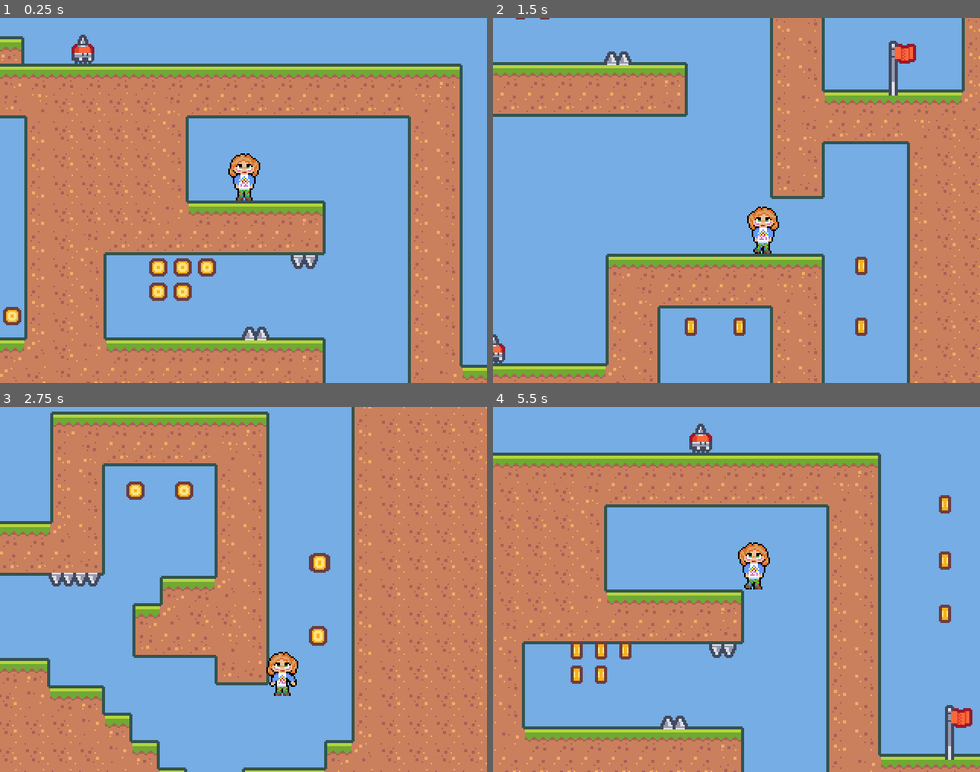
Above: before the commit, frames 1-4 (two rows, left to right).
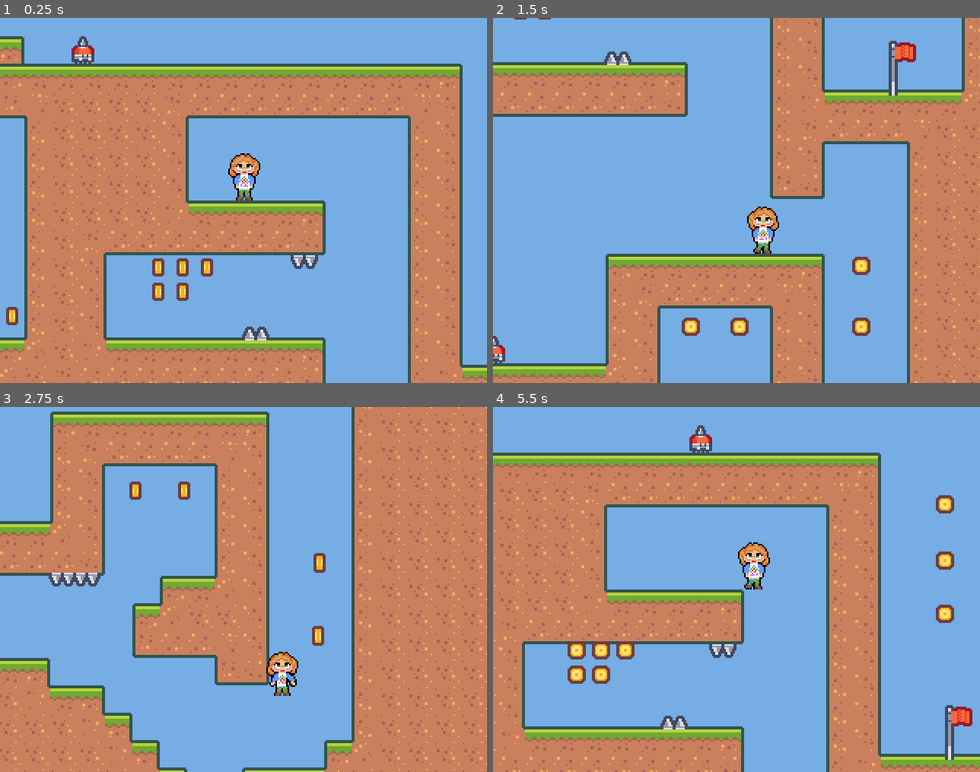
Above: after the commit, the same moments.

Repository: gringlas/udemy-godot-2dplatformer
Game: Godot game, scene res://scenes/Levels/Level_001.tscn
Two runs of this game, one before a commit and one after it. Both use one fixed random seed, a clock stepped at 60 frames per second and the inputs below.
Inputs:
- Up to frame 1 (0.25 s): no input
- Up to frame 2 (1.5 s): hold D (move_right) from 0.53 s (still down); tap Shift (dash) at 0.6, 1.35 s; tap W (jump) at 0.77 s
- Up to frame 3 (2.75 s): tap W (jump) at 1.52 s; release D (move_right) at 2.03 s; hold A (move_left) from 2.03 s (still down); tap Shift (dash) at 2.1 s
- Up to frame 4 (5.5 s): release A (move_left) at 2.78 s; hold D (move_right) 2.78-4.28 s; tap Shift (dash) every 0.75 s from 2.85 to 5.1 s; tap W (jump) at 3.02, 3.77, 4.52 s; hold A (move_left) 4.28-5.03 s; hold D (move_right) from 5.03 s (still down)

The runs differ from the first frame. In frame 1, 0.7% of the frame differs, in the area x 0-45%, y 4-85%; in frame 2, 0.5%; in frame 3, 0.5%; in frame 4, 1.0%, in the area x 15-98%, y 4-88%.

Commit message:
coin collecting logic

Diff:
--- a/scenes/BaseLevel.gd
+++ b/scenes/BaseLevel.gd
@@ -1,12 +1,26 @@
 extends Node
+
+signal coin_total_changed
 
 var playerScene = preload("res://scenes/Player.tscn")
 var spawnPosition = Vector2.ZERO
 var currentPlayerNode = null
+var totalCoins = 0
+var collectedCoins = 0
 
 func _ready():
 	spawnPosition = $Player.global_position
 	register_player($Player)
+	coin_total_changed(get_tree().get_nodes_in_group("coin").size())
+
+func coin_collected():
+	collectedCoins += 1
+	print(str(collectedCoins) + "/" + str(totalCoins))
+	emit_signal("coin_total_changed", totalCoins, collectedCoins)
+
+func coin_total_changed(newTotal):
+	totalCoins = newTotal
+	emit_signal("coin_total_changed", totalCoins, collectedCoins)
 
 func register_player(player):
 	currentPlayerNode = player
--- a/scenes/BaseLevel.tscn
+++ b/scenes/BaseLevel.tscn
@@ -6,7 +6,7 @@
 [ext_resource path="res://scenes/Flag.tscn" type="PackedScene" id=4]
 [ext_resource path="res://scenes/BaseLevel.gd" type="Script" id=6]
 
-[node name="BaseLevel" type="Node"]
+[node name="BaseLevel" type="Node" groups=["base_level"]]
 script = ExtResource( 6 )
 
 [node name="TileMap" type="TileMap" parent="."]
--- a/scenes/Coin.gd
+++ b/scenes/Coin.gd
@@ -1,13 +1,18 @@
 extends Node2D
+
+var baseLevel = null
 
 func _ready():
 	$Area2D.connect("area_entered", self, "on_area_entered")
 	$AnimationPlayer.play("idle")
+	baseLevel = get_tree().get_nodes_in_group("base_level")[0]
 
 func on_area_entered(area2d):
 	if (area2d.is_in_group("Player")):
 		$AnimationPlayer.play("pickup")
 		call_deferred("disable_pickup")
+		#var baseLevel = get_tree().get_nodes_in_group("base_level")[0]
+		baseLevel.coin_collected()
 
 func disable_pickup():
 	$Area2D/CollisionShape2D.disabled = true
--- a/scenes/Coin.tscn
+++ b/scenes/Coin.tscn
@@ -73,7 +73,7 @@
 } ]
 }
 
-[node name="Coin" type="Node2D"]
+[node name="Coin" type="Node2D" groups=["coin"]]
 script = ExtResource( 3 )
 
 [node name="Area2D" type="Area2D" parent="."]
@@ -85,7 +85,6 @@
 
 [node name="AnimatedSprite" type="AnimatedSprite" parent="."]
 frames = SubResource( 1 )
-frame = 1
 playing = true
 
 [node name="AnimationPlayer" type="AnimationPlayer" parent="."]
--- a/scenes/Enemy.tscn
+++ b/scenes/Enemy.tscn
@@ -30,7 +30,6 @@
 [node name="AnimatedSprite" type="AnimatedSprite" parent="."]
 frames = SubResource( 1 )
 animation = "run"
-frame = 1
 playing = true
 offset = Vector2( 0, -12 )
 
--- a/scenes/Flag.tscn
+++ b/scenes/Flag.tscn
@@ -35,7 +35,6 @@
 [node name="AnimatedSprite" type="AnimatedSprite" parent="."]
 position = Vector2( 0, -18 )
 frames = SubResource( 2 )
-frame = 1
 playing = true
 centered = false
 offset = Vector2( 0, -18 )
